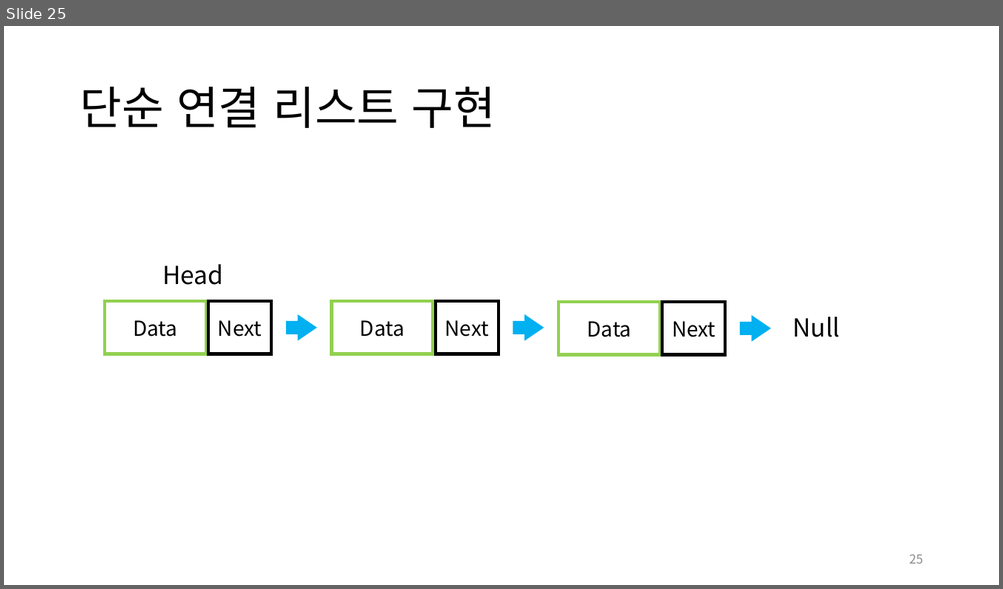
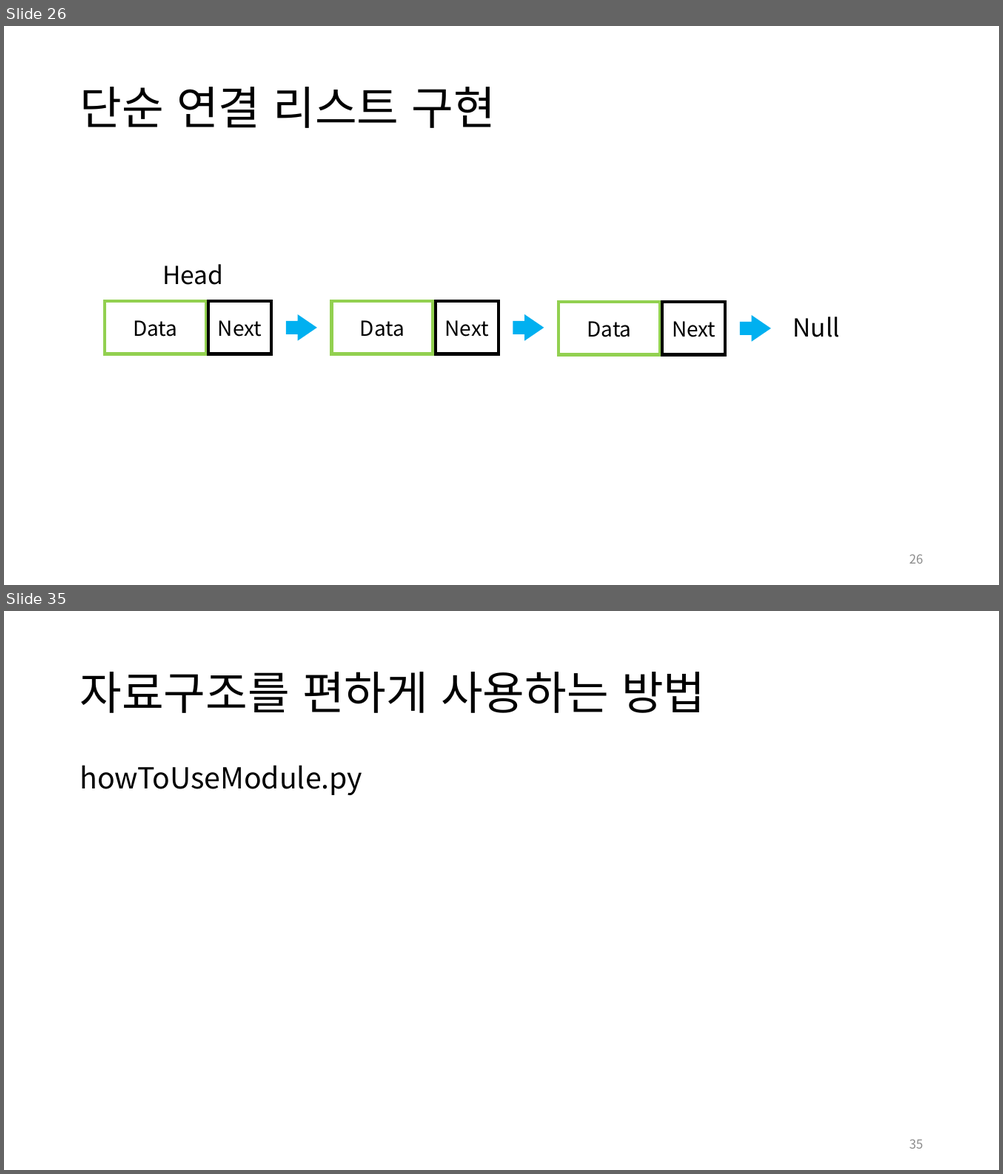
Before and after one commit to jm-kor-00/Seed_23-2nd, a slide deck: 1st/2학기_씨앗_1회.pptx. Shown one above the other, each under a label of ours: slide 25 before the commit, slides 26 and 35 after it; the slides between them are not shown. The pictures are 1003x589 and 1003x1174 pixels, drawn with LibreOffice and Linux fonts; fonts in the diff are those of the drawing. Boxes give left, top, right and bottom in pixels: in the first picture for what was removed or moved away, otherwise in the second. Text is boxed around its words. In the diff, an @@ line names an element or a change of style, - is before the commit and + after.

Commit message:
add Deque, module code & fix ppt

```diff
--- a/1st/2학기_씨앗_1회.pptx
+++ b/1st/2학기_씨앗_1회.pptx
@@ slide 35 added at [4,611,999,1170], background #FFFFFF @@
@@ title added at [79,672,705,713], 44 pt, text #000000 @@
+자료구조를 편하게 사용하는 방법
@@ text added at [79,765,362,795], 28 pt, text #000000 @@
+howToUseModule.py
@@ page number added at [909,1139,923,1149], 12 pt, text #8C8C8C @@
+35
@@ what was slide 25 is now slide 26 @@
@@ page number at [909,554,923,564]: text changed @@
-25
+26
```
Also in this commit, not shown: 4 slides changed, 8 other slides added, 2 other files.
